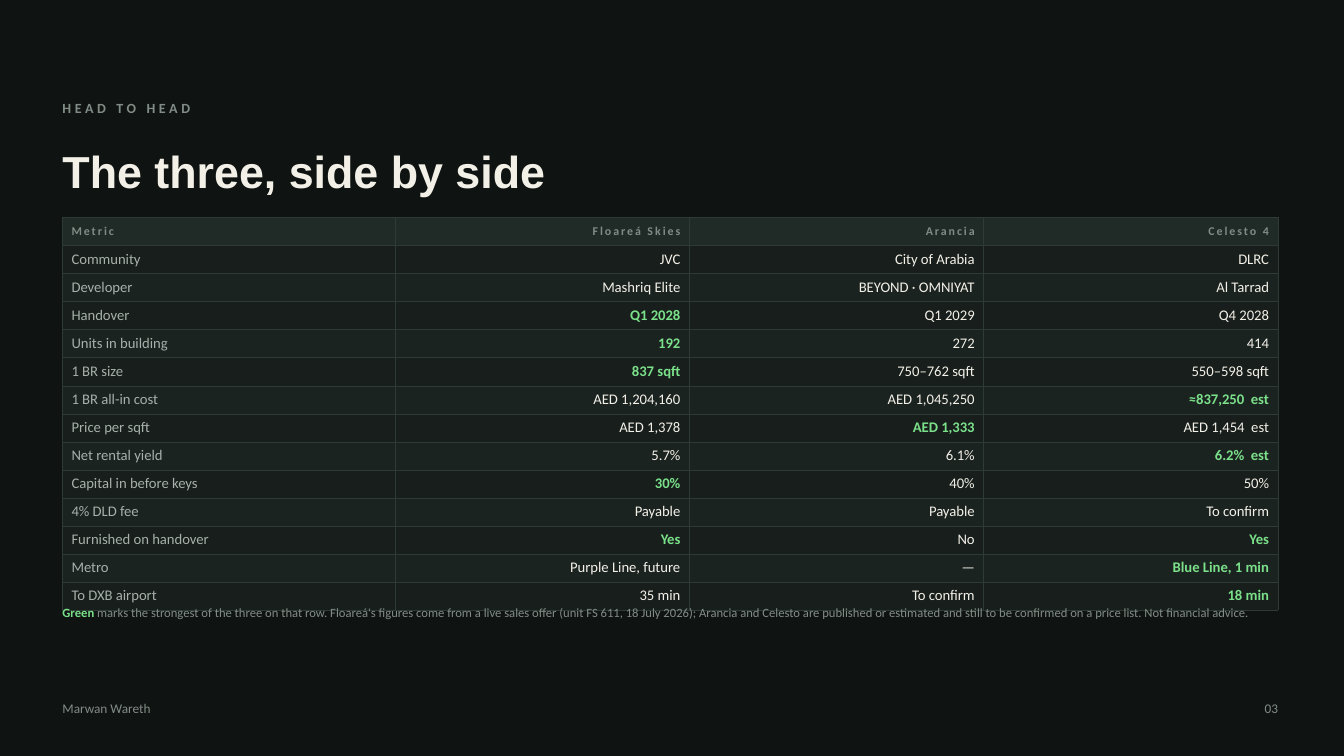
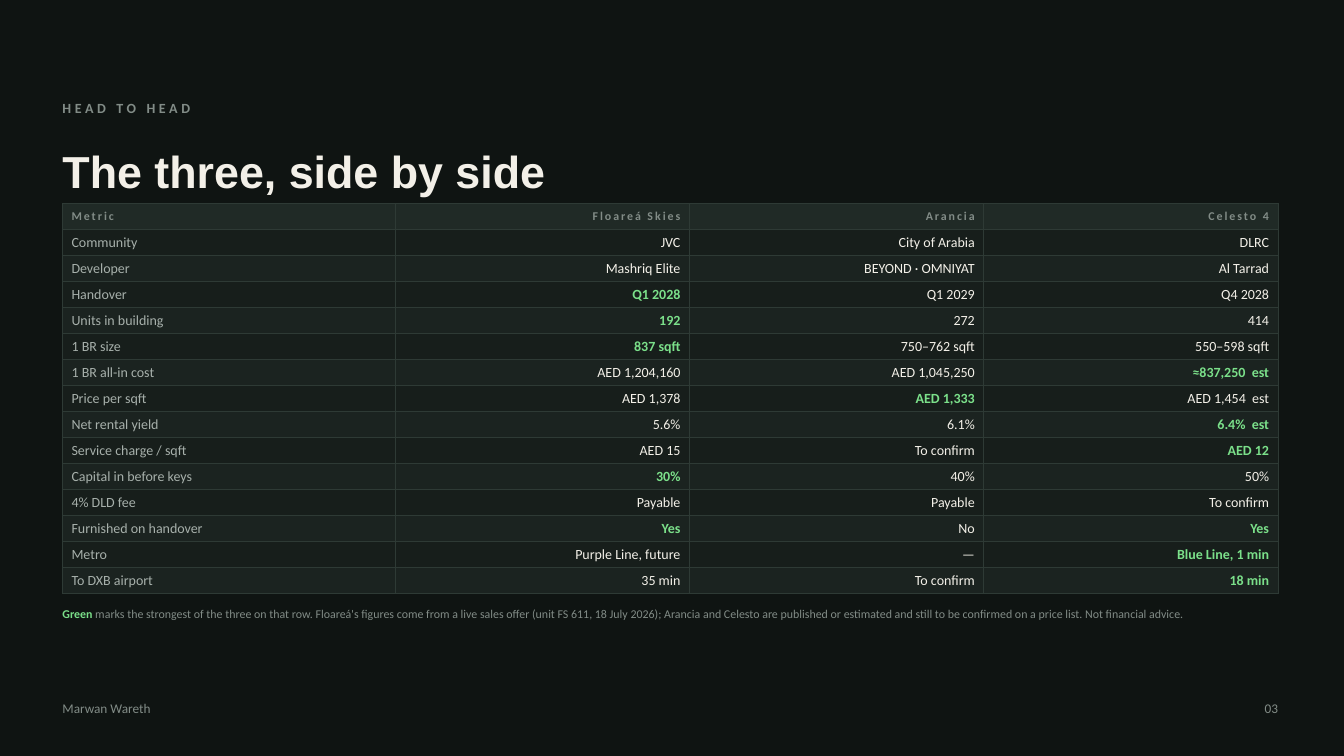
Before and after one commit to MWareth/openai-startup-name-generator, a slide deck: slide 3 of docs/client-deck/Three-Projects-One-Decision.pptx. Drawn at 1344x756 pixels with LibreOffice and Linux fonts; fonts in the diff are those of the drawing. Boxes give left, top, right and bottom in pixels: in the first picture for what was removed or moved away, otherwise in the second. Text is boxed around its words. In the diff, an @@ line names an element or a change of style, - is before the commit and + after.

```diff
--- a/docs/client-deck/Three-Projects-One-Decision.pptx
+++ b/docs/client-deck/Three-Projects-One-Decision.pptx
@@ table at (63,204,1278,591) @@
-row 9: Net rental yield | 5.7% | 6.1% | 6.2% est
+row 9: Net rental yield | 5.6% | 6.1% | 6.4% est
+row 10: Service charge / sqft | AED 15 | To confirm | AED 12
@@ table: place and size @@
-table at (63,218,1278,606)
+table at (63,204,1278,591)
@@ text "Green marks the strongest of ..." at (62,609,1183,620): size 9 to 8.5 pt @@
```
Also in this commit, not shown: 8 other slides changed, 4 other files.
